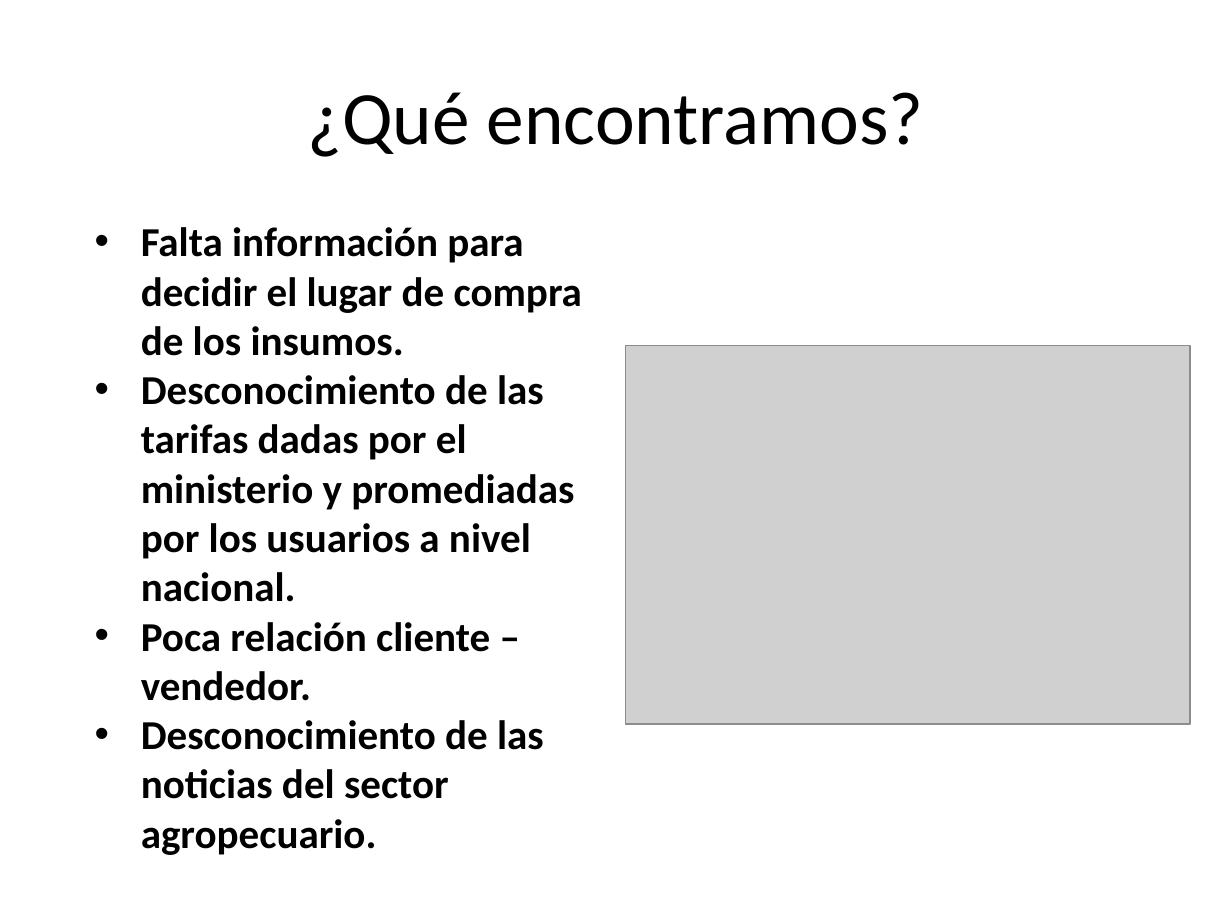
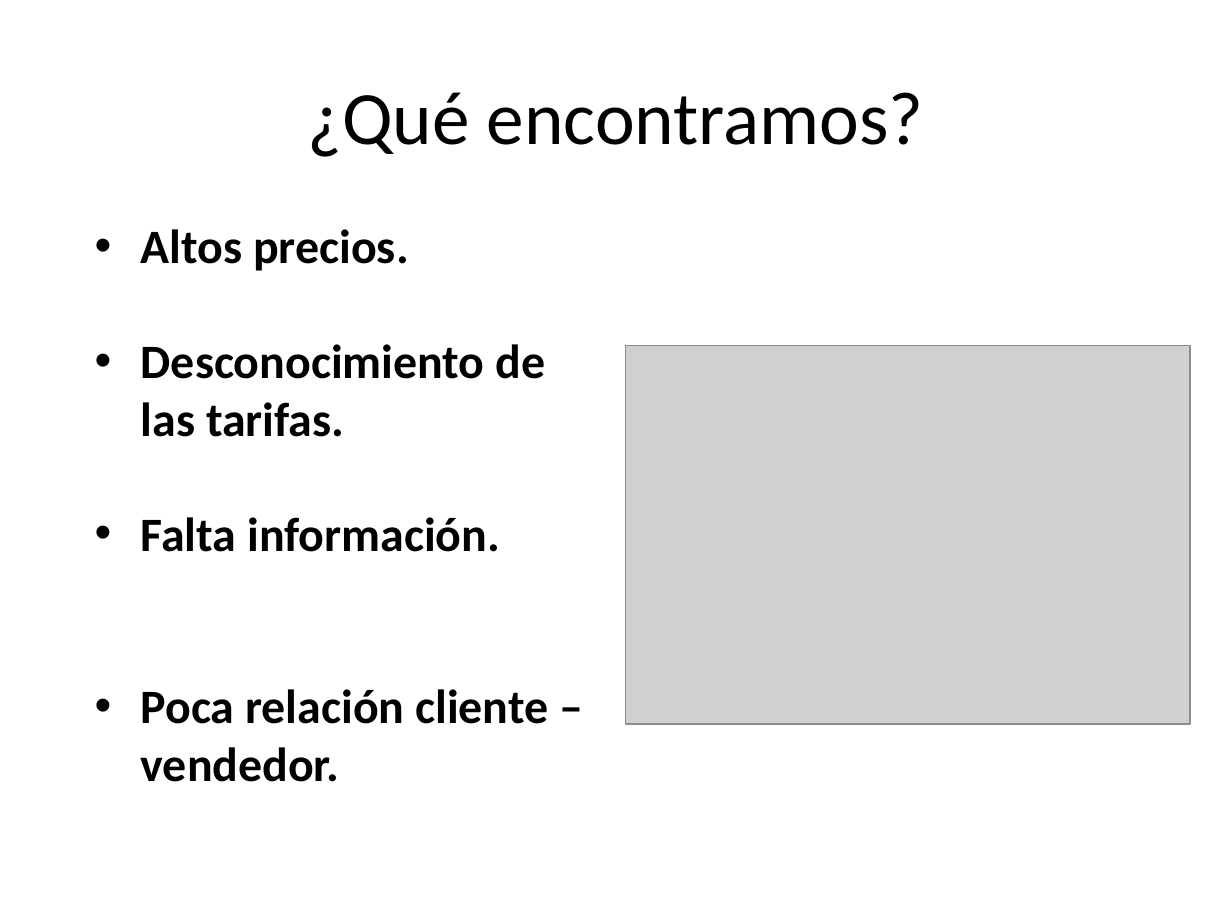
Before and after one commit to anfesmo/Drogas5aConvocatoria, a slide deck: slide 2 of InsumosAgropecuarios.pptx. Drawn at 1232x924 pixels with LibreOffice and Linux fonts; fonts in the diff are those of the drawing; grey boxes stand for pictures. Boxes give left, top, right and bottom in pixels: in the first picture for what was removed or moved away, otherwise in the second. Text is boxed around its words. In the diff, an @@ line names an element or a change of style, - is before the commit and + after.

```diff
--- a/InsumosAgropecuarios.pptx
+++ b/InsumosAgropecuarios.pptx
@@ text at <box>141,229,545,552</box>: text changed; size 24 to 28 pt @@
-• Falta información para decidir el lugar de compra de los insumos.
-• Desconocimiento de las tarifas dadas por el ministerio y promediadas por los usuarios a nivel nacional.
+• Altos precios.
+• Desconocimiento de las tarifas.
+• Falta información.
@@ text at <box>141,689,548,782</box>: size 24 to 28 pt in "Poca relación cliente – vendedor." @@
@@ text at <box>141,720,544,855</box>: paragraph removed @@
-• Desconocimiento de las noticias del sector agropecuario.
```
Also in this commit, not shown: 1 other slide changed, 1 other file.
